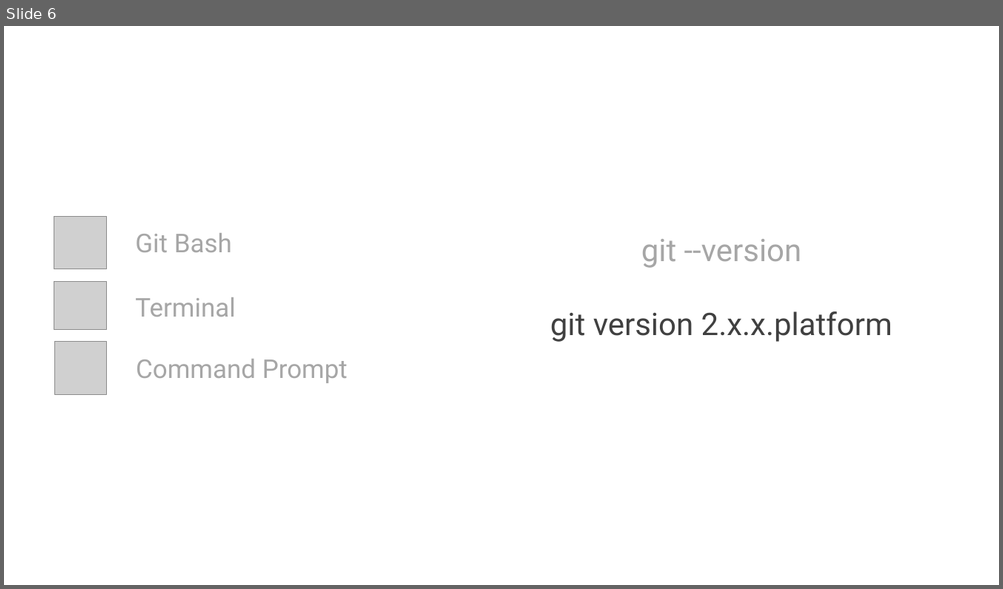
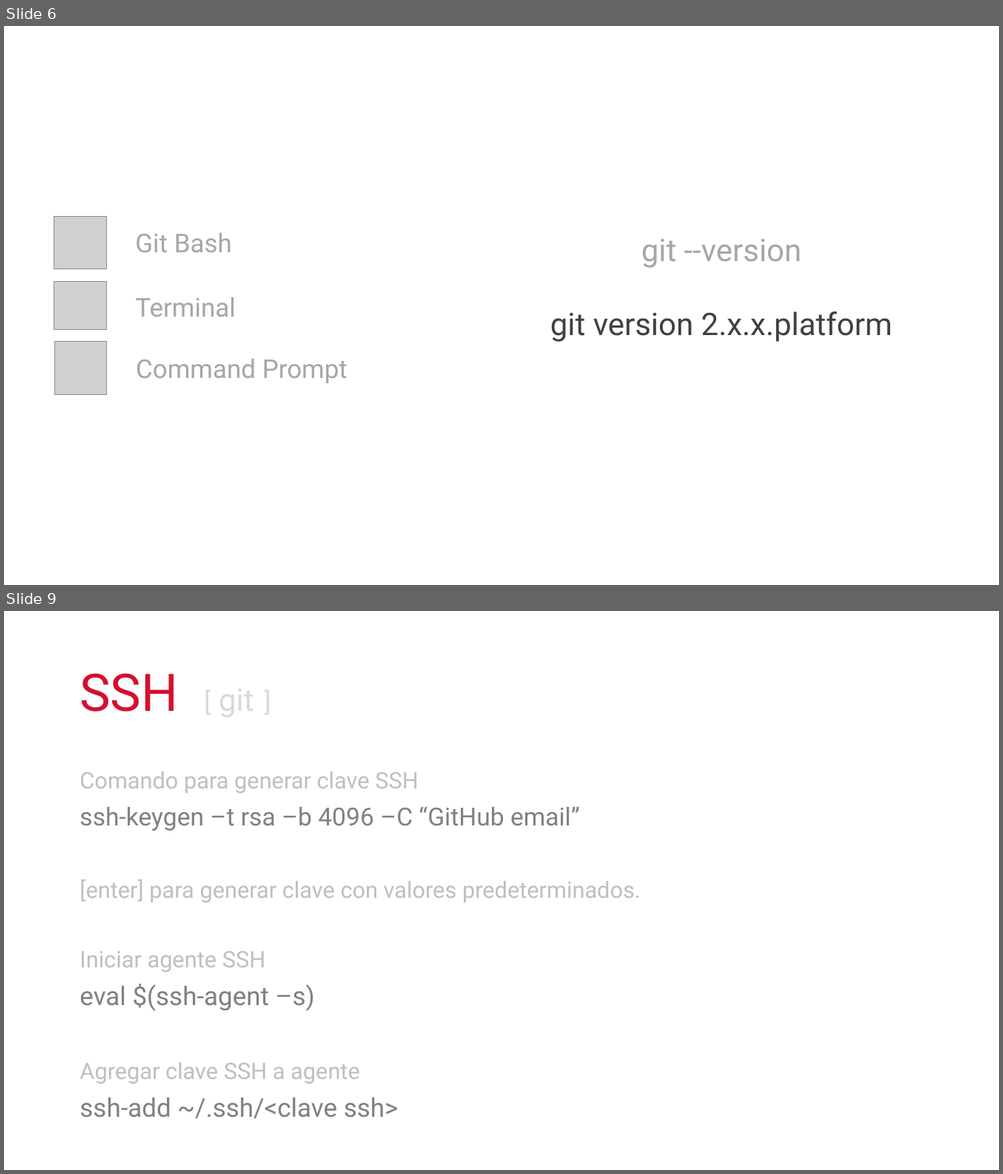
Before and after one commit to cimadev/PlaticasTalleres, a slide deck: 2017/dec_7_Git_GitHub_WorkShop/DGO.pptx. Shown one above the other, each under a label of ours: slide 6 before the commit, slides 6 and 9 after it; the slides between them are not shown. The pictures are 1003x589 and 1003x1174 pixels, drawn with LibreOffice and Linux fonts; fonts in the diff are those of the drawing; grey boxes stand for pictures. Boxes give left, top, right and bottom in pixels: in the first picture for what was removed or moved away, otherwise in the second. Text is boxed around its words. In the diff, an @@ line names an element or a change of style, - is before the commit and + after.

```diff
--- a/2017/dec_7_Git_GitHub_WorkShop/DGO.pptx
+++ b/2017/dec_7_Git_GitHub_WorkShop/DGO.pptx
@@ slide 9 added at (x1=4, y1=611, x2=999, y2=1170), background #FFFFFF @@
@@ title added at (x1=79, y1=673, x2=253, y2=720), 50 pt, text #D9D9D9 @@
+SSH [ git ]
@@ text added at (x1=79, y1=772, x2=640, y2=1119), 22 pt, text #BFBFBF @@
+Comando para generar clave SSH
+ssh-keygen –t rsa –b 4096 –C “GitHub email”
+[enter] para generar clave con valores predeterminados.
+Iniciar agente SSH
+eval $(ssh-agent –s)
+Agregar clave SSH a agente
+ssh-add ~/.ssh/<clave ssh>
```
Also in this commit, not shown: 6 slides changed, 4 other slides added, 7 other files.
